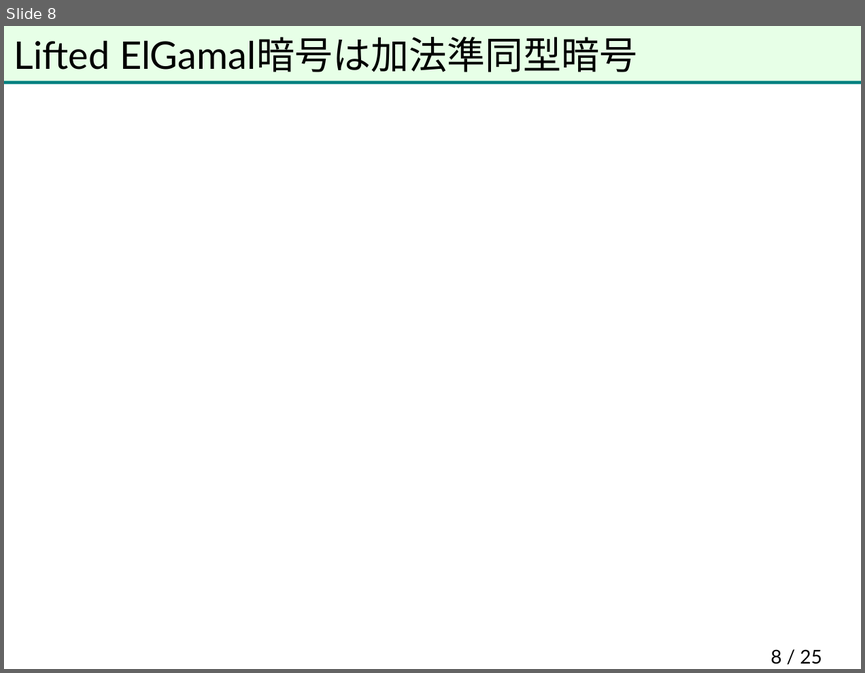
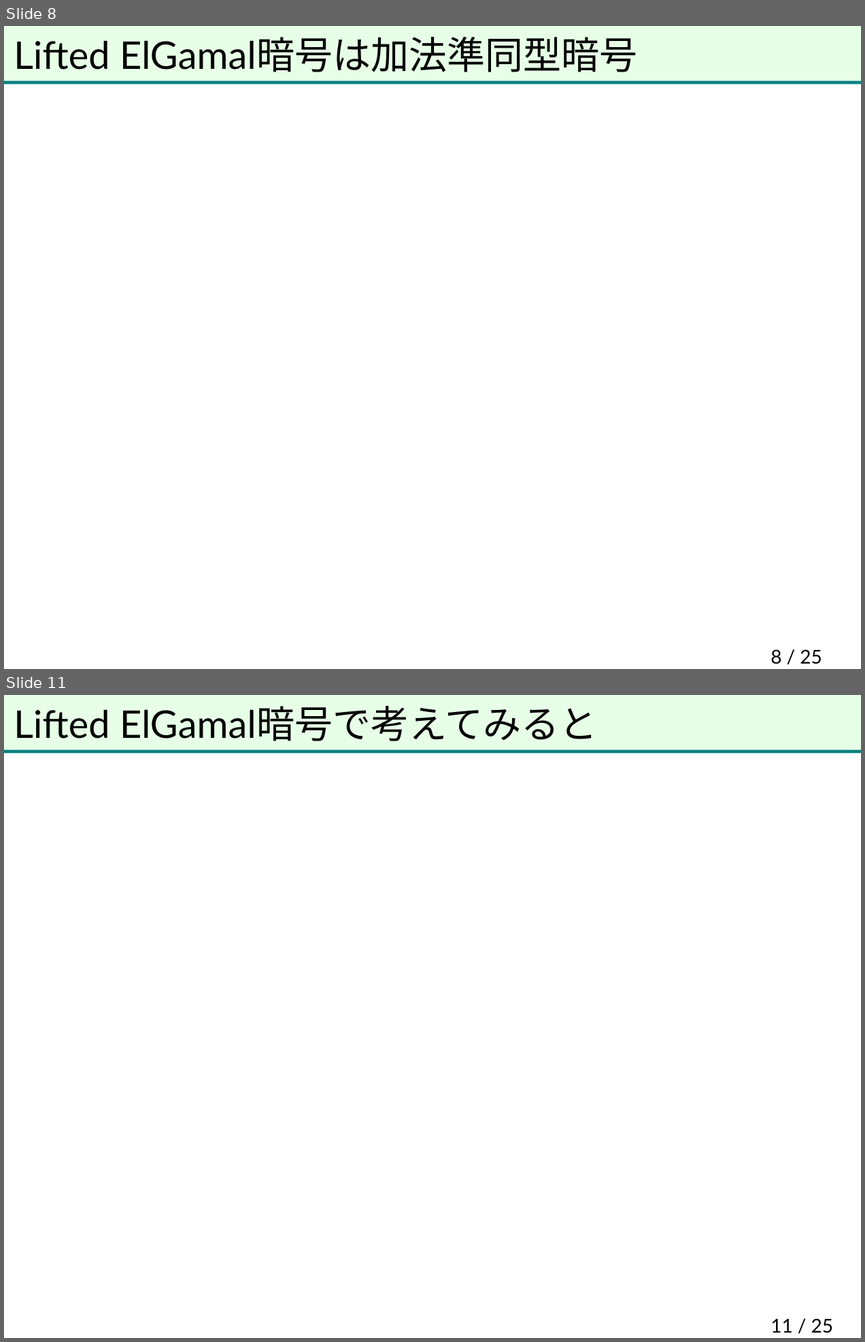
Before and after one commit to herumi/anninbon, a slide deck: lec/anninbon13.pptx. Shown one above the other, each under a label of ours: slide 8 before the commit, slides 8 and 11 after it; the slides between them are not shown. The pictures are 865x673 and 865x1342 pixels, drawn with LibreOffice and Linux fonts; fonts in the diff are those of the drawing; background and template pictures are left out. Boxes give left, top, right and bottom in pixels: in the first picture for what was removed or moved away, otherwise in the second. Text is boxed around its words. In the diff, an @@ line names an element or a change of style, - is before the commit and + after.

```diff
--- a/lec/anninbon13.pptx
+++ b/lec/anninbon13.pptx
@@ slide 11 added at (4,695,861,1338), background picture (left out); not listed: 2 template elements that a slide beside it also shows @@
@@ title added at (14,706,597,741), 32 pt, text #000000 @@
+Lifted ElGamal暗号で考えてみると
@@ page number added at (770,1318,833,1333), 16 pt, text #000000 @@
+11 / 25
```
Also in this commit, not shown: 1 slide changed, 1 other slide added.
